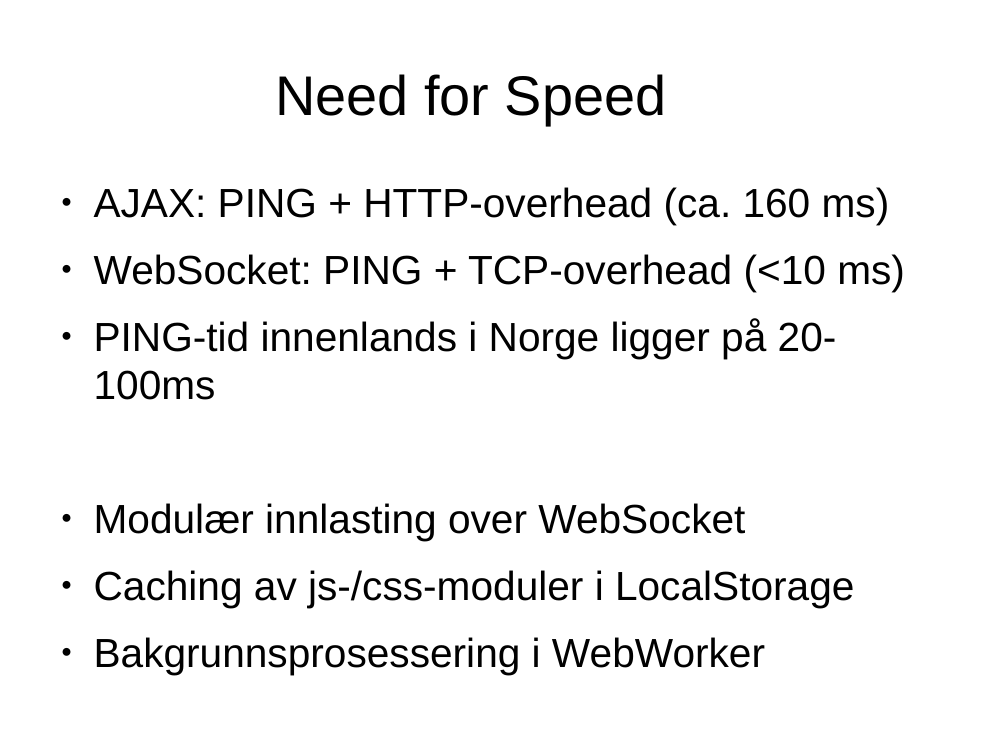
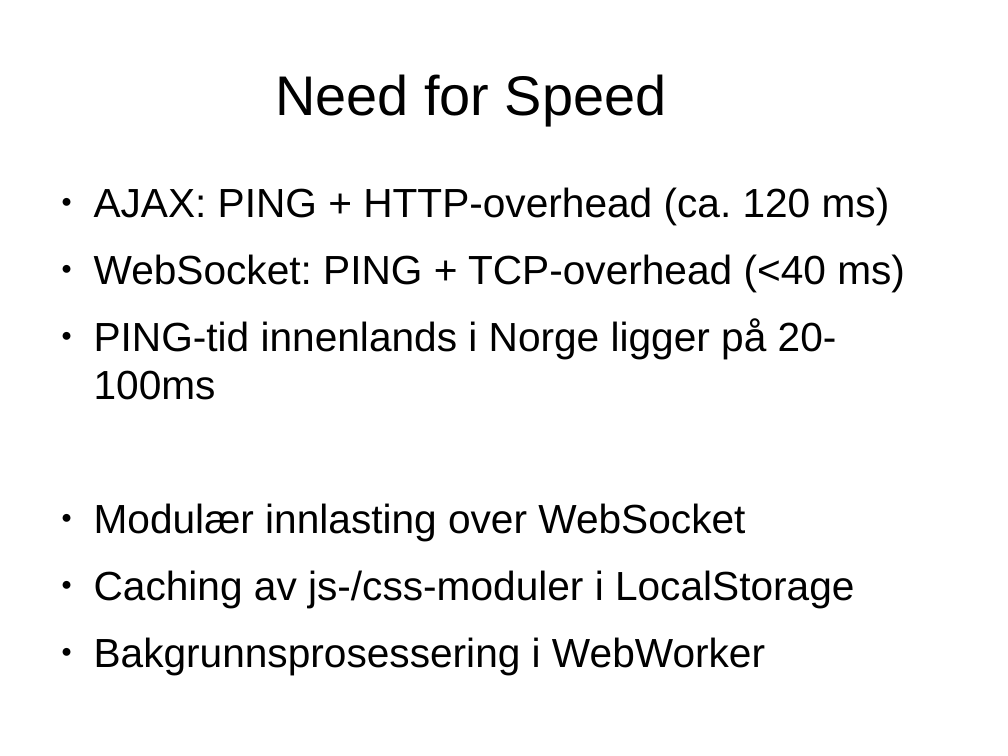
Before and after one commit to fillefrans/pi, a slide deck: slide 5 of doc/tech-presentation-sep-2013.odp. Drawn at 1008x756 pixels with LibreOffice and Linux fonts; fonts in the diff are those of the drawing. Boxes give left, top, right and bottom in pixels: in the first picture for what was removed or moved away, otherwise in the second. Text is boxed around its words. In the diff, an @@ line names an element or a change of style, - is before the commit and + after.

```diff
--- a/doc/tech-presentation-sep-2013.odp
+++ b/doc/tech-presentation-sep-2013.odp
@@ text at [94,187,905,292]: text changed @@
-● AJAX: PING + HTTP-overhead (ca. 160 ms)
-● WebSocket: PING + TCP-overhead (<10 ms)
+● AJAX: PING + HTTP-overhead (ca. 120 ms)
+● WebSocket: PING + TCP-overhead (<40 ms)
```
Also in this commit, not shown: 1 other slide changed, 11 other files.
